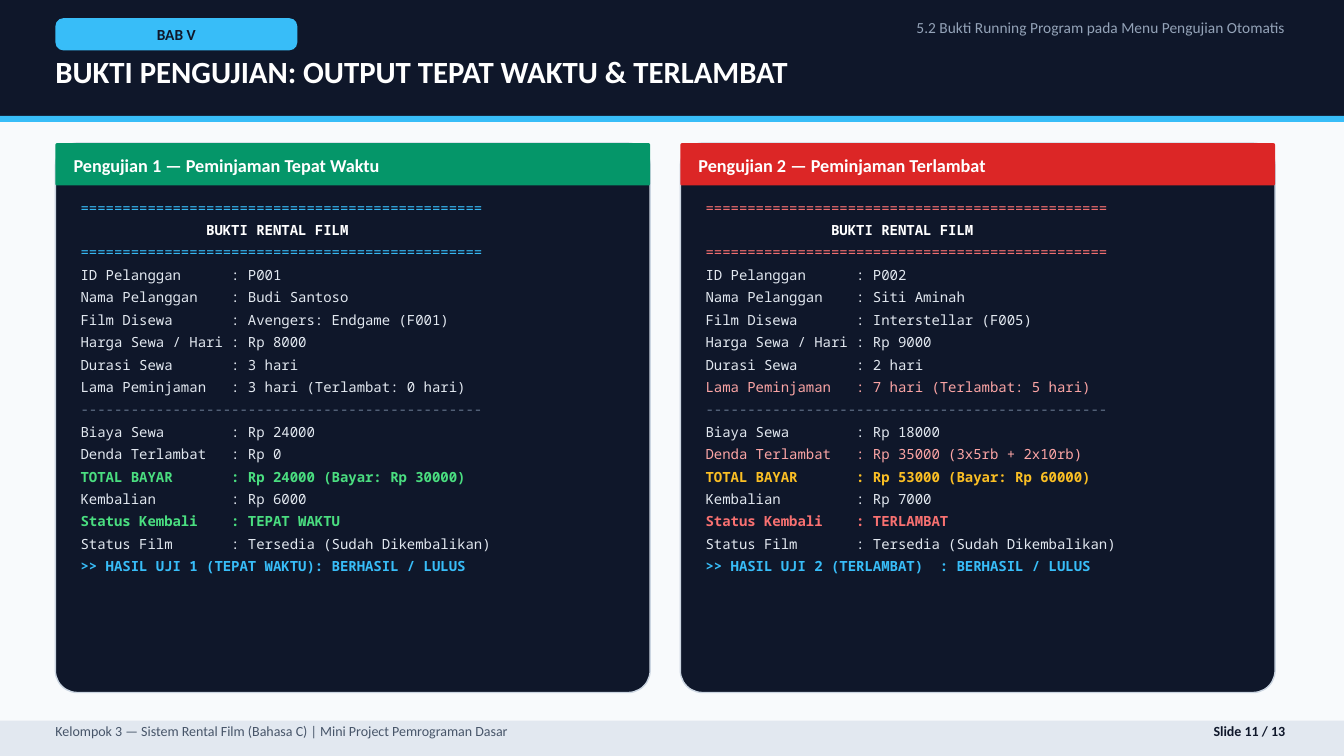
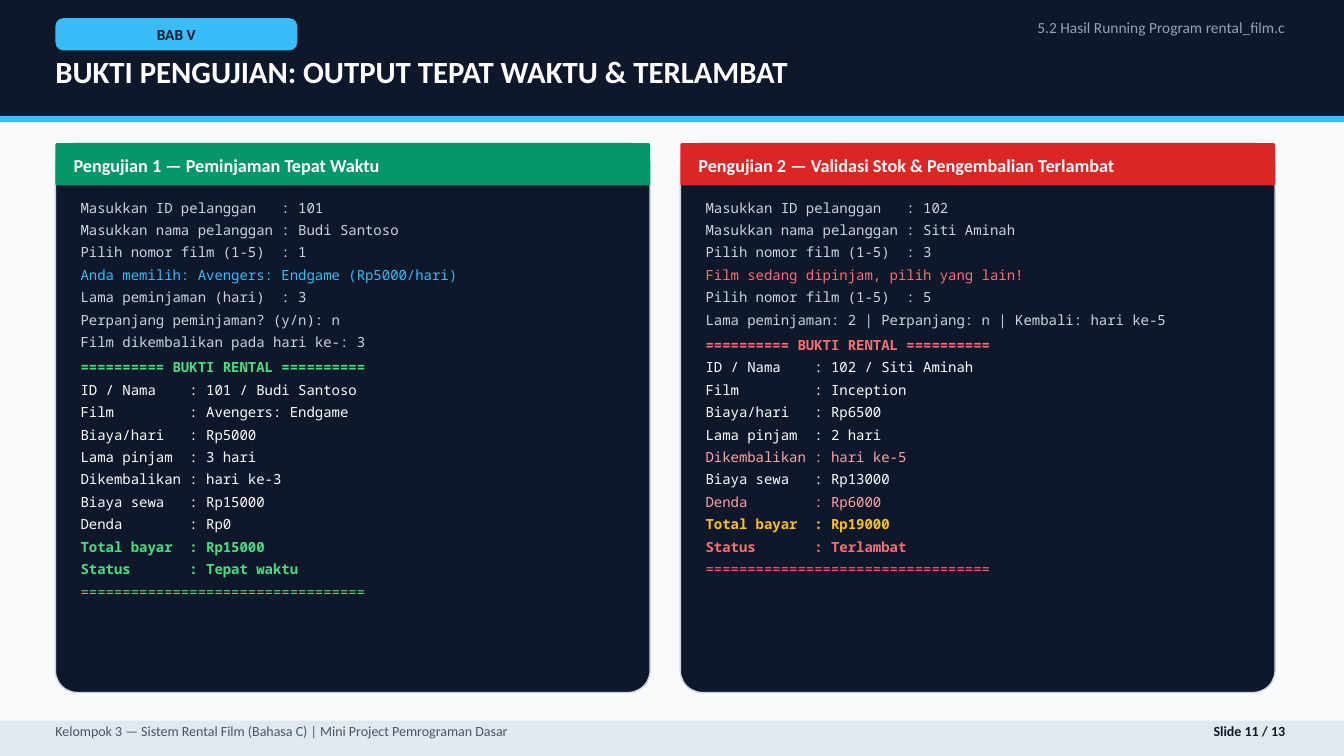
Before and after one commit to BayuArga669/UTS-Pemrograman, a slide deck: slide 11 of Presentasi_Rental_Film_Kelompok_3.pptx. Drawn at 1344x756 pixels with LibreOffice and Linux fonts; fonts in the diff are those of the drawing. Boxes give left, top, right and bottom in pixels: in the first picture for what was removed or moved away, otherwise in the second. Text is boxed around its words. In the diff, an @@ line names an element or a change of style, - is before the commit and + after.

```diff
--- a/Presentasi_Rental_Film_Kelompok_3.pptx
+++ b/Presentasi_Rental_Film_Kelompok_3.pptx
@@ text at (1037, 22, 1285, 36): text changed @@
-5.2 Bukti Running Program pada Menu Pengujian Otomatis
+5.2 Hasil Running Program rental_film.c
@@ text at (698, 159, 1114, 175): text changed @@
-Pengujian 2 — Peminjaman Terlambat
+Pengujian 2 — Validasi Stok & Pengembalian Terlambat
@@ text at (81, 202, 457, 578): text changed; text colour #E2E8F0 to #CBD5E1 @@
-================================================
-BUKTI RENTAL FILM
-================================================
-ID Pelanggan : P001
-Nama Pelanggan : Budi Santoso
-Film Disewa : Avengers: Endgame (F001)
-Harga Sewa / Hari : Rp 8000
-Durasi Sewa : 3 hari
-Lama Peminjaman : 3 hari (Terlambat: 0 hari)
-------------------------------------------------
-Biaya Sewa : Rp 24000
-Denda Terlambat : Rp 0
-TOTAL BAYAR : Rp 24000 (Bayar: Rp 30000)
-Kembalian : Rp 6000
-Status Kembali : TEPAT WAKTU
-Status Film : Tersedia (Sudah Dikembalikan)
->> HASIL UJI 1 (TEPAT WAKTU): BERHASIL / LULUS
+Masukkan ID pelanggan : 101
+Masukkan nama pelanggan : Budi Santoso
+Pilih nomor film (1-5) : 1
+Anda memilih: Avengers: Endgame (Rp5000/hari)
+Lama peminjaman (hari) : 3
+Perpanjang peminjaman? (y/n): n
+Film dikembalikan pada hari ke-: 3
+========== BUKTI RENTAL ==========
+ID / Nama : 101 / Budi Santoso
+Film : Avengers: Endgame
+Biaya/hari : Rp5000
+Lama pinjam : 3 hari
+Dikembalikan : hari ke-3
+Biaya sewa : Rp15000
+Denda : Rp0
+Total bayar : Rp15000
+Status : Tepat waktu
+==================================
@@ text at (706, 202, 1166, 552): text changed; text colour #E2E8F0 to #CBD5E1 @@
-================================================
-BUKTI RENTAL FILM
-================================================
-ID Pelanggan : P002
-Nama Pelanggan : Siti Aminah
-Film Disewa : Interstellar (F005)
-Harga Sewa / Hari : Rp 9000
-Durasi Sewa : 2 hari
-Lama Peminjaman : 7 hari (Terlambat: 5 hari)
-------------------------------------------------
-Biaya Sewa : Rp 18000
-Denda Terlambat : Rp 35000 (3x5rb + 2x10rb)
-TOTAL BAYAR : Rp 53000 (Bayar: Rp 60000)
-Kembalian : Rp 7000
-Status Kembali : TERLAMBAT
-Status Film : Tersedia (Sudah Dikembalikan)
->> HASIL UJI 2 (TERLAMBAT) : BERHASIL / LULUS
+Masukkan ID pelanggan : 102
+Masukkan nama pelanggan : Siti Aminah
+Pilih nomor film (1-5) : 3
+Film sedang dipinjam, pilih yang lain!
+Pilih nomor film (1-5) : 5
+Lama peminjaman: 2 | Perpanjang: n | Kembali: hari ke-5
+========== BUKTI RENTAL ==========
+ID / Nama : 102 / Siti Aminah
+Film : Inception
+Biaya/hari : Rp6500
+Lama pinjam : 2 hari
+Dikembalikan : hari ke-5
+Biaya sewa : Rp13000
+Denda : Rp6000
+Total bayar : Rp19000
+Status : Terlambat
+==================================
```
Also in this commit, not shown: 12 other slides changed, 4 other files.
